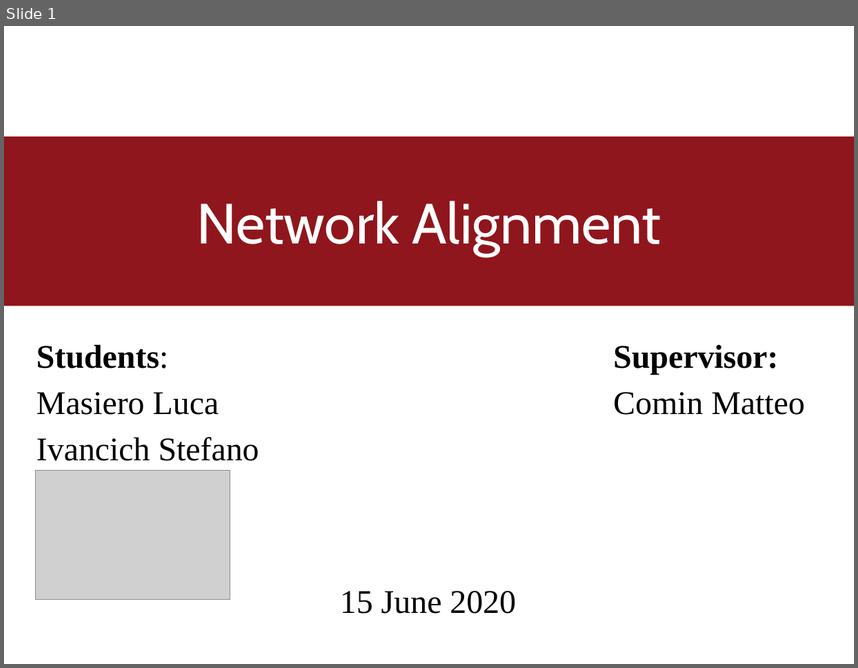
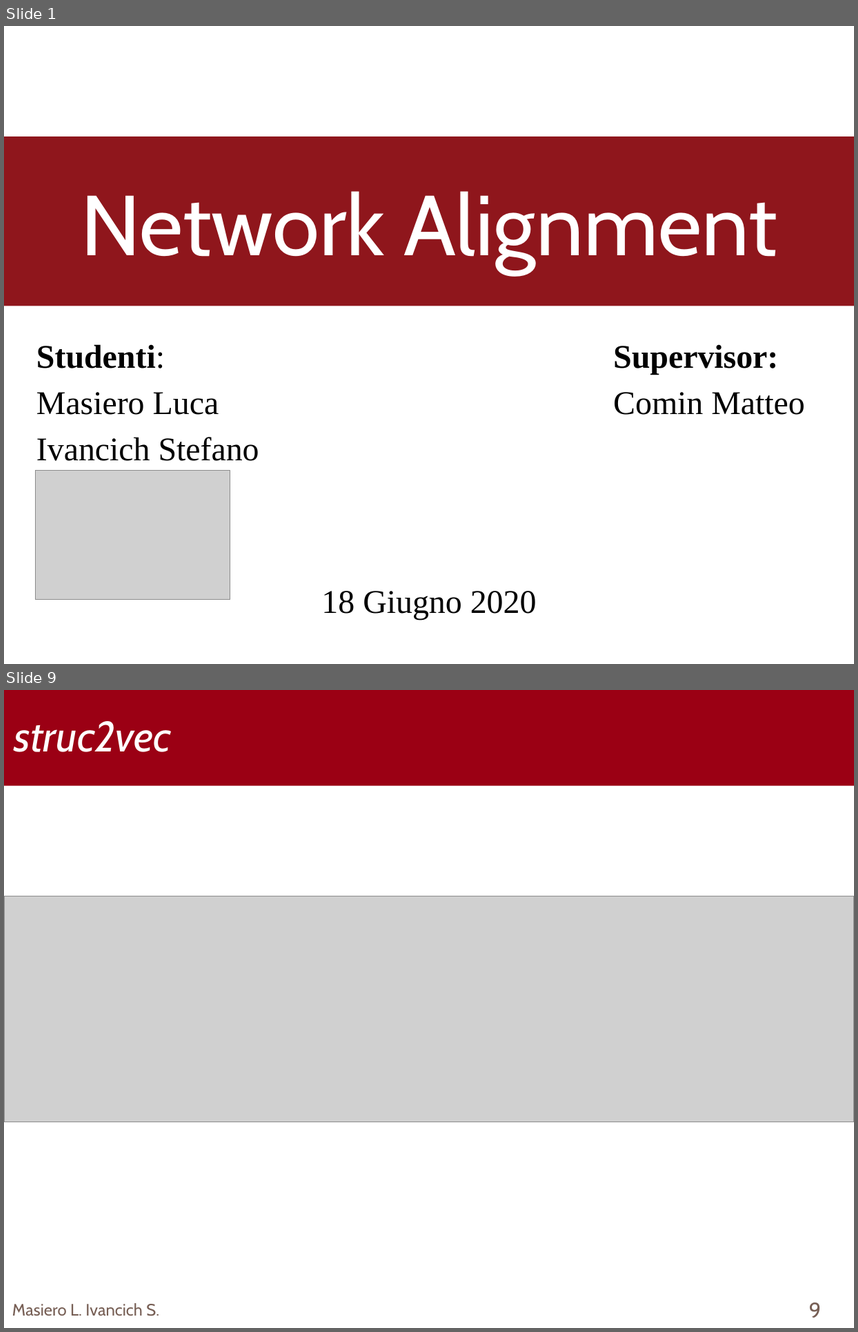
Before and after one commit to TyllanDrake/NetworkAlignment, a slide deck: Presentation/Presentation.pptx. Shown one above the other, each under a label of ours: slide 1 before the commit, slides 1 and 9 after it; the slides between them are not shown. The pictures are 858x668 and 858x1332 pixels, drawn with LibreOffice and Linux fonts; fonts in the diff are those of the drawing; grey boxes stand for pictures; background and template pictures are left out. Boxes give left, top, right and bottom in pixels: in the first picture for what was removed or moved away, otherwise in the second. Text is boxed around its words. In the diff, an @@ line names an element or a change of style, - is before the commit and + after.

```diff
--- a/Presentation/Presentation.pptx
+++ b/Presentation/Presentation.pptx
@@ slide 9 added at bbox=[4, 690, 854, 1328], background #FFFFFF @@
@@ rectangle added at bbox=[4, 690, 854, 786], fill #9B0014 @@
@@ text added at bbox=[14, 721, 171, 752], 36 pt, text #FFFFFF, italic @@
+struc2vec
@@ picture added at bbox=[4, 896, 854, 1121] @@
@@ text added at bbox=[12, 1303, 159, 1316], 14 pt, text #775F55 @@
+Masiero L. Ivancich S.
@@ page number added at bbox=[809, 1302, 822, 1317], 18 pt, text #775F55 @@
+9
@@ slide 1 changed as well @@
@@ title "Network Alignment" at bbox=[4, 136, 854, 305]: size 48 to 72 pt @@
@@ text at bbox=[36, 344, 165, 368]: text changed @@
-Students:
+Studenti:
@@ text at bbox=[321, 590, 537, 619]: text changed @@
-15 June 2020
+18 Giugno 2020
```
Also in this commit, not shown: 12 other slides added, 12 slides removed.
